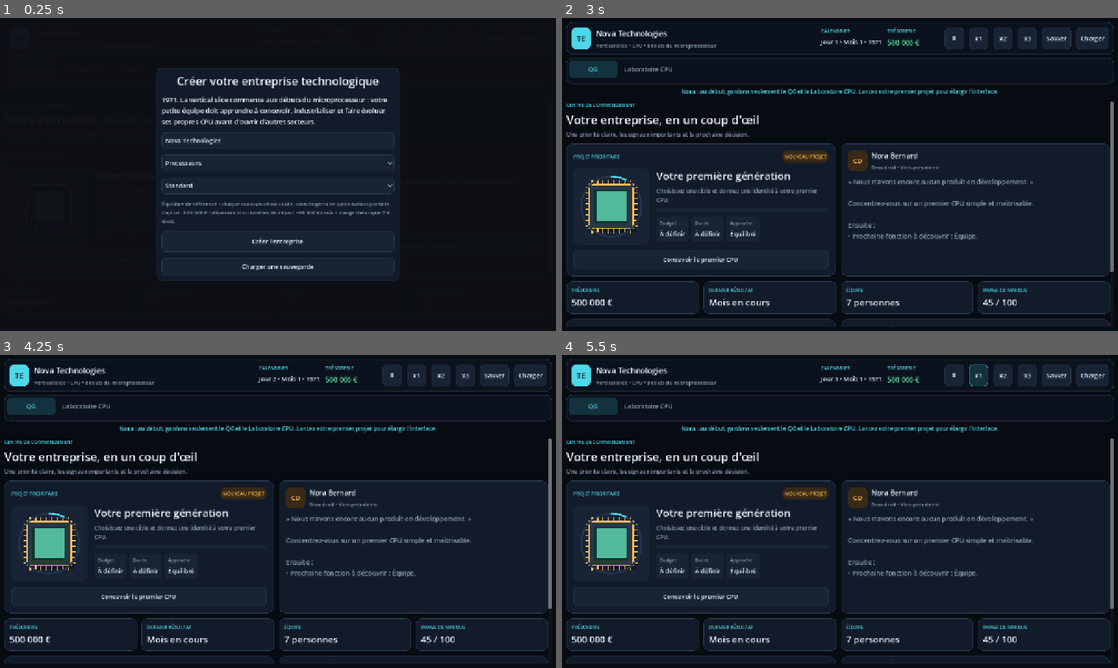
Above: before the commit, frames 1-4 (two rows, left to right).
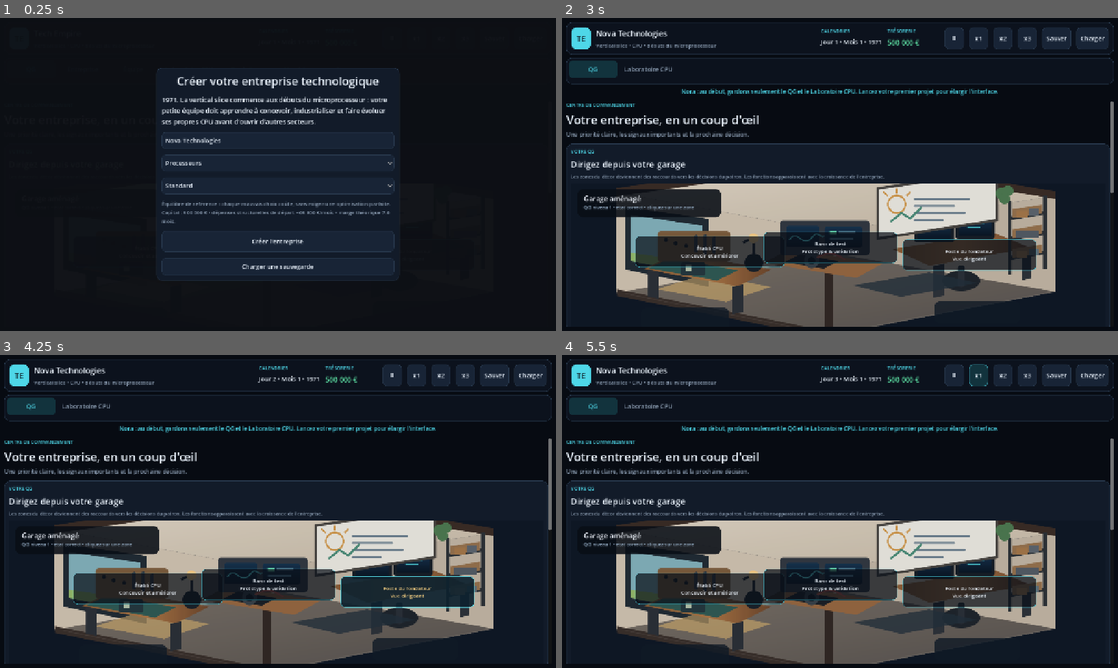
Above: after the commit, the same moments.

Repository: vadorus/addonhardwaregame2d
Game: Godot game, scene res://main.tscn
The game is run twice, just before and just after one commit, with the same random seed, the same clock (stepped at 60 frames per second) and the same inputs.
Inputs (mouse positions are in pixels of both pictures, inside the frame that each line leads up to):
- Up to frame 1 (0.25 s): no input
- Up to frame 2 (3 s): click "QG" at 0.5 s; click (712, 252) at 1.25 s, where only the run after the commit has a clickable "Établi CPU Concevoir et améli…"; click (973, 246) at 2 s, where only the run before the commit has a clickable "Ouvrir le comité de direction"; click (828, 246) at 2.75 s, where only the run after the commit has a clickable "Banc de test Prototype & vali…"
- Up to frame 3 (4.25 s): click (405, 592) at 3.5 s, where only the run after the commit has a clickable "Poste du fondateur Vue dirige…"
- Up to frame 4 (5.5 s): click "Ⅱ" at 4.25 s; click "x1" at 5 s

The runs differ from the first frame. In frame 2, 31% of the frame differs, in the area x 0-100%, y 40-99%; in frame 3, 29%; in frame 4, 31%.

Commit message:
feat: QG garage isométrique interactif
* feat: add isometric garage HQ vector

* feat: add interactive garage HQ

* feat: make the HQ an interactive garage hub

* tests: load interactive garage HQ

* docs: define interactive isometric HQ

* fix: connect garage hub signal dynamically

* docs: lock CEO simulation philosophy

* docs: reference simulation philosophy

* feat: surface the CEO priority in the HQ

* fix: use the project label type for CEO priority

* feat: reveal garage zones progressively

* feat: sync garage interactions with interface progression

* tests: enforce progressive garage interactions

* fix: type interactive garage smoke fixture

Diff:
--- /dev/null
+++ b/assets/ui/garage_hq.svg
@@ -0,0 +1,95 @@
+<svg xmlns="http://www.w3.org/2000/svg" width="1280" height="520" viewBox="0 0 1280 520">
+<defs>
+  <linearGradient id="wall" x1="0" y1="0" x2="1" y2="1">
+    <stop offset="0" stop-color="#e9dfcf"/><stop offset="1" stop-color="#cbbda9"/>
+  </linearGradient>
+  <linearGradient id="floor" x1="0" y1="0" x2="1" y2="1">
+    <stop offset="0" stop-color="#7e756b"/><stop offset="1" stop-color="#59534f"/>
+  </linearGradient>
+  <linearGradient id="wood" x1="0" y1="0" x2="1" y2="0">
+    <stop offset="0" stop-color="#8a5d36"/><stop offset=".5" stop-color="#b17a48"/><stop offset="1" stop-color="#6f472c"/>
+  </linearGradient>
+  <linearGradient id="screen" x1="0" y1="0" x2="0" y2="1">
+    <stop offset="0" stop-color="#173450"/><stop offset="1" stop-color="#0b1726"/>
+  </linearGradient>
+  <filter id="shadow"><feDropShadow dx="0" dy="10" stdDeviation="10" flood-color="#111927" flood-opacity=".35"/></filter>
+  <filter id="warm"><feDropShadow dx="0" dy="0" stdDeviation="12" flood-color="#ffcf7d" flood-opacity=".45"/></filter>
+</defs>
+<rect width="1280" height="520" fill="#0f1826"/>
+<!-- room shell -->
+<polygon points="110,110 650,34 1160,118 620,205" fill="url(#wall)"/>
+<polygon points="110,110 620,205 620,452 110,350" fill="#d6c8b5"/>
+<polygon points="620,205 1160,118 1160,348 620,452" fill="#c7baa8"/>
+<polygon points="110,350 620,452 1160,348 650,260" fill="url(#floor)"/>
+<!-- structural beams -->
+<polygon points="110,100 650,24 1160,108 1160,126 650,43 110,120" fill="#3c2d26"/>
+<polygon points="607,198 628,202 628,454 607,449" fill="#332925"/>
+<polygon points="111,342 619,443 619,459 111,358" fill="#3b302b"/>
+<!-- open garage door / sunlight -->
+<polygon points="130,145 330,174 330,336 130,295" fill="#222c35"/>
+<polygon points="145,165 315,190 315,307 145,275" fill="#86b6c0"/>
+<polygon points="145,255 315,280 315,307 145,275" fill="#9ac06e"/>
+<polygon points="315,307 480,336 372,372 207,342" fill="#e9bd72" opacity=".55"/>
+<!-- workbench -->
+<g filter="url(#shadow)">
+  <polygon points="255,255 480,295 400,335 175,294" fill="url(#wood)"/>
+  <polygon points="185,295 210,300 210,365 185,359" fill="#2c3138"/>
+  <polygon points="387,336 413,330 413,396 387,402" fill="#2c3138"/>
+  <polygon points="237,268 400,297 350,321 187,292" fill="#315c55"/>
+  <rect x="207" y="204" width="175" height="72" rx="8" fill="#805f3e"/>
+  <circle cx="228" cy="224" r="5" fill="#161b22"/><circle cx="251" cy="232" r="5" fill="#161b22"/><circle cx="276" cy="238" r="5" fill="#161b22"/>
+  <path d="M300 216v34M322 214v41M343 220v34" stroke="#343b42" stroke-width="8" stroke-linecap="round"/>
+  <rect x="264" y="278" width="58" height="31" rx="4" fill="#263940"/><rect x="274" y="284" width="15" height="15" fill="#b8c7ae"/>
+  <circle cx="438" cy="279" r="22" fill="#1b222a"/><path d="M438 259v-42" stroke="#20262e" stroke-width="6"/><path d="M438 217l-26 14" stroke="#20262e" stroke-width="6"/>
+</g>
+<!-- prototype test station -->
+<g filter="url(#shadow)">
+  <polygon points="525,246 746,281 683,315 461,279" fill="#9a6a42"/>
+  <rect x="500" y="178" width="215" height="83" rx="8" fill="#343a43"/>
+  <rect x="516" y="191" width="78" height="50" rx="5" fill="url(#screen)"/>
+  <path d="M523 224c20-30 31 25 57-9 11-14 18 6 26 0" fill="none" stroke="#5be0e8" stroke-width="3"/>
+  <rect x="608" y="192" width="89" height="50" rx="5" fill="url(#screen)"/>
+  <rect x="619" y="203" width="18" height="9" fill="#68d7ab"/><rect x="642" y="203" width="40" height="6" fill="#486a80"/>
+  <rect x="619" y="219" width="57" height="5" fill="#4f7f9d"/>
+  <polygon points="548,259 641,275 605,293 512,277" fill="#1b2027"/>
+  <circle cx="576" cy="274" r="18" fill="#39434a"/><circle cx="576" cy="274" r="9" fill="#111820"/>
+  <path d="M590 267c22-15 45-12 66 5" fill="none" stroke="#c95c50" stroke-width="4"/>
+</g>
+<!-- founder desk -->
+<g filter="url(#shadow)">
+  <polygon points="770,246 1012,207 1100,243 858,286" fill="url(#wood)"/>
+  <polygon points="867,287 894,281 894,357 867,362" fill="#2e333a"/>
+  <polygon points="1080,247 1101,243 1101,316 1080,320" fill="#2e333a"/>
+  <rect x="822" y="173" width="95" height="57" rx="6" fill="#171e27"/><rect x="830" y="181" width="79" height="41" fill="url(#screen)"/>
+  <rect x="920" y="164" width="95" height="57" rx="6" fill="#171e27"/><rect x="928" y="172" width="79" height="41" fill="url(#screen)"/>
+  <path d="M850 191h38M850 201h29M949 184h40M949 194h31" stroke="#4fd2dd" stroke-width="3" opacity=".8"/>
+  <ellipse cx="934" cy="322" rx="45" ry="24" fill="#1f252c"/><rect x="925" y="285" width="18" height="52" rx="8" fill="#2b3139"/>
+</g>
+<!-- planning wall -->
+<g filter="url(#shadow)">
+  <polygon points="734,101 1020,61 1020,177 734,221" fill="#f2efe7" stroke="#494642" stroke-width="6"/>
+  <circle cx="780" cy="139" r="21" fill="none" stroke="#d79a49" stroke-width="4"/>
+  <path d="M780 114v-13M758 119l-10-10M803 119l10-10" stroke="#d79a49" stroke-width="4"/>
+  <path d="M823 126h130M823 143h94M823 160h119M823 177h67" stroke="#6f8392" stroke-width="5" stroke-linecap="round"/>
+  <path d="M765 181l26-21 21 13 28-27" fill="none" stroke="#4a8e79" stroke-width="5"/>
+</g>
+<!-- shelving -->
+<g filter="url(#shadow)">
+  <path d="M1050 132v175M1134 118v175M1050 173l84-14M1050 221l84-14M1050 268l84-14" stroke="#2d3237" stroke-width="9"/>
+  <polygon points="1057,151 1127,140 1127,161 1057,172" fill="#9a754f"/>
+  <polygon points="1057,199 1127,188 1127,209 1057,220" fill="#9a754f"/>
+  <polygon points="1057,246 1127,235 1127,256 1057,267" fill="#9a754f"/>
+  <rect x="1066" y="154" width="27" height="18" fill="#a87a4b"/><rect x="1097" y="149" width="24" height="18" fill="#5f6871"/>
+  <rect x="1065" y="202" width="55" height="17" fill="#555e67"/>
+  <rect x="1068" y="250" width="24" height="17" fill="#b48858"/><rect x="1097" y="245" width="23" height="17" fill="#67727b"/>
+</g>
+<!-- plants & warmth -->
+<g fill="#4f7c52"><circle cx="1030" cy="113" r="14"/><circle cx="1046" cy="107" r="13"/><circle cx="1038" cy="126" r="13"/></g>
+<circle cx="437" cy="220" r="12" fill="#ffd289" filter="url(#warm)"/>
+<!-- floor rugs / path -->
+<polygon points="675,333 857,302 973,327 790,360" fill="#24303c" opacity=".78"/>
+<path d="M130 352L620 450L1160 347" fill="none" stroke="#ffffff" stroke-opacity=".08" stroke-width="2"/>
+<!-- ambient labels as abstract plaques -->
+<rect x="169" y="387" width="210" height="52" rx="12" fill="#111b28" opacity=".82"/>
+<rect x="870" y="371" width="205" height="52" rx="12" fill="#111b28" opacity=".82"/>
+</svg>
--- a/main.gd
+++ b/main.gd
@@ -149,6 +149,11 @@
 var subsidiary_capital: SpinBox
 
 var nav_buttons: Array[Button] = []
+var dashboard_garage: Control
+var dashboard_priority_category: Label
+var dashboard_priority_text: Label
+var dashboard_priority_action: Button
+var dashboard_priority_target_tab := 0
 var dashboard_grid: GridContainer
 var dashboard_project_grid: GridContainer
 var dashboard_stats_grid: GridContainer
@@ -342,6 +347,53 @@
 	var title := _label("Votre entreprise, en un coup d'œil", 27)
 	heading_copy.add_child(title)
 	heading_copy.add_child(_muted_label("Une priorité claire, les signaux importants et la prochaine décision.", 13))
+
+	var garage_card := _card(APP_PANEL, 14, 10)
+	garage_card.size_flags_horizontal = Control.SIZE_EXPAND_FILL
+	box.add_child(garage_card)
+	var garage_box := VBoxContainer.new()
+	garage_box.add_theme_constant_override("separation", 7)
+	garage_card.add_child(garage_box)
+	var garage_header := HBoxContainer.new()
+	garage_header.add_theme_constant_override("separation", 8)
+	garage_box.add_child(garage_header)
+	var garage_copy := VBoxContainer.new()
+	garage_copy.size_flags_horizontal = Control.SIZE_EXPAND_FILL
+	garage_header.add_child(garage_copy)
+	garage_copy.add_child(_eyebrow("VOTRE QG"))
+	garage_copy.add_child(_label("Dirigez depuis votre garage", 20))
+	var garage_hint := _muted_label("Les zones du décor deviennent des raccourcis vers les décisions du patron. Les fonctions apparaissent avec la croissance de l'entreprise.", 11)
+	garage_hint.autowrap_mode = TextServer.AUTOWRAP_WORD_SMART
+	garage_copy.add_child(garage_hint)
+	var garage_script: Script = load("res://ui/GarageHub.gd")
+	dashboard_garage = garage_script.new() as Control
+	dashboard_garage.size_flags_horizontal = Control.SIZE_EXPAND_FILL
+	dashboard_garage.connect("zone_requested", Callable(self, "_on_garage_zone_requested"))
+	garage_box.add_child(dashboard_garage)
+
+	var priority_card := _card(APP_AMBER_DARK, 12, 12)
+	priority_card.size_flags_horizontal = Control.SIZE_EXPAND_FILL
+	box.add_child(priority_card)
+	var priority_box := VBoxContainer.new()
+	priority_box.add_theme_constant_override("separation", 7)
+	priority_card.add_child(priority_box)
+	var priority_head := HBoxContainer.new()
+	priority_box.add_child(priority_head)
+	var priority_eyebrow := _eyebrow("DÉCISION DU DIRIGEANT")
+	priority_eyebrow.size_flags_horizontal = Control.SIZE_EXPAND_FILL
+	priority_head.add_child(priority_eyebrow)
+	dashboard_priority_category = _label("DÉMARRAGE", 11)
+	dashboard_priority_category.add_theme_color_override("font_color", APP_AMBER)
+	priority_head.add_child(dashboard_priority_category)
+	dashboard_priority_text = _rich_label()
+	dashboard_priority_text.custom_minimum_size.y = 68
+	dashboard_priority_text.add_theme_font_size_override("font_size", 14)
+	priority_box.add_child(dashboard_priority_text)
+	dashboard_priority_action = Button.new()
+	dashboard_priority_action.text = "Traiter cette décision"
+	dashboard_priority_action.custom_minimum_size.y = 42
+	dashboard_priority_action.pressed.connect(_dashboard_priority_pressed)
+	priority_box.add_child(dashboard_priority_action)
 
 	dashboard_grid = GridContainer.new()
 	dashboard_grid.columns = 2
@@ -1912,6 +1964,54 @@
 	box.add_child(value_label)
 	return value_label
 
+func _on_garage_zone_requested(tab_index: int, zone_name: String):
+	var before := tabs.current_tab if tabs != null else -1
+	_show_tab(tab_index)
+	if tabs != null and tabs.current_tab == tab_index and before != tab_index:
+		status_label.text = "Nora : %s ouvert. Prenez la décision utile, puis revenez au QG." % zone_name
+
+func _refresh_dashboard_priority(brief: Dictionary):
+	if dashboard_priority_text == null or dashboard_priority_category == null or dashboard_priority_action == null:
+		return
+	var priorities: Array = brief.get("priorities", [])
+	if priorities.is_empty():
+		dashboard_priority_category.text = "AUCUNE URGENCE"
+		dashboard_priority_text.text = "Aucun arbitrage critique. L'équipe peut continuer à exécuter la stratégie actuelle."
+		dashboard_priority_action.text = "Retour au QG"
+		dashboard_priority_target_tab = 0
+		return
+	var priority: Dictionary = priorities[0]
+	var category := str(priority.get("category", "DIRECTION"))
+	dashboard_priority_category.text = category
+	dashboard_priority_text.text = "%s\n%s" % [str(priority.get("text", "")), str(priority.get("action", ""))]
+	dashboard_priority_target_tab = _priority_category_target_tab(category)
+	match category:
+		"DÉMARRAGE", "TECHNIQUE", "PROJET":
+			dashboard_priority_action.text = "Ouvrir le laboratoire CPU"
+		"LANCEMENT", "FONDERIE", "FOURNISSEUR":
+			dashboard_priority_action.text = "Ouvrir Production & Produits"
+		"SAV":
+			dashboard_priority_action.text = "Ouvrir Marché & SAV"
+		"ARBITRAGE", "RH", "LOCAUX", "FINANCE":
+			dashboard_priority_action.text = "Ouvrir le comité de direction"
+		_:
+			dashboard_priority_action.text = "Traiter cette décision"
+
+func _priority_category_target_tab(category: String) -> int:
+	match category:
+		"DÉMARRAGE", "TECHNIQUE", "PROJET":
+			return 3
+		"LANCEMENT", "FONDERIE", "FOURNISSEUR":
+			return 4
+		"SAV":
+			return 5
+		"ARBITRAGE", "RH", "LOCAUX", "FINANCE":
+			return 1
+	return 0
+
+func _dashboard_priority_pressed():
+	_show_tab(dashboard_priority_target_tab)
+
 func _dashboard_primary_action():
 	_show_tab(dashboard_target_tab)
 
@@ -1926,6 +2026,8 @@
 		dashboard_lower_grid.columns = 1 if compact else 2
 	if dashboard_project_grid != null:
 		dashboard_project_grid.columns = 1 if narrow else 2
+	if dashboard_garage != null:
+		dashboard_garage.custom_minimum_size.y = 250.0 if compact else 330.0
 	if lab_layout_grid != null:
 		lab_layout_grid.columns = 1 if compact else 2
 	if lab_stats_grid != null:
@@ -2098,7 +2200,15 @@
 func _refresh_dashboard():
 	if dashboard_label == null:
 		return
+	if dashboard_garage != null:
+		dashboard_garage.call("set_workplace", ExecutiveManager.workplace_data())
+		dashboard_garage.call("set_progression", ExecutiveManager.get_interface_unlocks())
 	if not CompanyManager.created:
+		if dashboard_priority_category != null:
+			dashboard_priority_category.text = "CRÉATION"
+			dashboard_priority_text.text = "Créez votre entreprise pour commencer à prendre les décisions du dirigeant."
+			dashboard_priority_action.text = "Créer l'entreprise"
+			dashboard_priority_target_tab = 0
 		dashboard_label.text = "Votre première génération"
 		dashboard_project_meta_label.text = "Créez votre entreprise pour ouvrir le laboratoire CPU."
 		dashboard_project_phase_label.text = "EN ATTENTE"
@@ -2206,6 +2316,7 @@
 			dashboard_chip.call("set_design", CPU_DESIGN.default_design(), 8.0, false)
 
 	var executive_brief := ExecutiveManager.get_executive_brief()
+	_refresh_dashboard_priority(executive_brief)
 	if dashboard_cto_label != null:
 		var advisor_lines: Array[String] = [
 			"« %s »" % str(executive_brief.get("headline", "")),
--- a/tests/smoke_test.gd
+++ b/tests/smoke_test.gd
@@ -4,6 +4,20 @@
 
 func _ready() -> void:
 	print("[CI] Tech Empire smoke test starting")
+	var garage_hub_script: Script = load("res://ui/GarageHub.gd")
+	if garage_hub_script == null:
+		_fail("Interactive garage HQ script could not be loaded")
+		return
+	var garage_hub: Control = garage_hub_script.new() as Control
+	add_child(garage_hub)
+	if not garage_hub.has_method("zone_count") or int(garage_hub.call("zone_count")) != 5:
+		_fail("Interactive garage HQ did not expose the expected five management zones")
+		return
+	garage_hub.call("set_progression", {"QG":true,"LAB":true,"COMPANY":false,"TEAM":false,"PRODUCTS":false,"MARKET":false,"PRESS":false})
+	if not garage_hub.has_method("visible_zone_count") or int(garage_hub.call("visible_zone_count")) != 3:
+		_fail("Garage onboarding exposed advanced management zones too early")
+		return
+	garage_hub.queue_free()
 	SimulationManager.reset_all("CI Test", "GPU")
 	if CompanyManager.starting_sector != "CPU":
 		_fail("Inactive starting sector was not normalized to CPU")
--- /dev/null
+++ b/ui/GarageHub.gd
@@ -0,0 +1,148 @@
+extends Control
+
+signal zone_requested(tab_index: int, zone_name: String)
+
+const ZONES := [
+	{"name":"Établi CPU","subtitle":"Concevoir et améliorer","tab":3,"feature":"LAB","rect":Rect2(0.12,0.37,0.28,0.38)},
+	{"name":"Banc de test","subtitle":"Prototype & validation","tab":3,"feature":"LAB","rect":Rect2(0.36,0.34,0.25,0.36)},
+	{"name":"Tableau de direction","subtitle":"Stratégie & arbitrages","tab":1,"feature":"COMPANY","rect":Rect2(0.57,0.11,0.23,0.34)},
+	{"name":"Poste du fondateur","subtitle":"Vue dirigeant","tab":0,"feature":"QG","rect":Rect2(0.62,0.39,0.25,0.34)},
+	{"name":"Stock & production","subtitle":"Industrialisation","tab":4,"feature":"PRODUCTS","rect":Rect2(0.81,0.20,0.12,0.40)}
+]
+
+var _background: TextureRect
+var _title_label: Label
+var _subtitle_label: Label
+var _zone_buttons: Array[Button] = []
+var _workplace_tier := 0
+var _workplace_condition := 62.0
+
+func _ready() -> void:
+	custom_minimum_size = Vector2(0, 330)
+	clip_contents = true
+	_build_background()
+	_build_overlay()
+	resized.connect(_layout_zones)
+	call_deferred("_layout_zones")
+
+func _build_background() -> void:
+	_background = TextureRect.new()
+	_background.set_anchors_and_offsets_preset(Control.PRESET_FULL_RECT)
+	_background.texture = load("res://assets/ui/garage_hq.svg")
+	_background.expand_mode = TextureRect.EXPAND_IGNORE_SIZE
+	_background.stretch_mode = TextureRect.STRETCH_KEEP_ASPECT_COVERED
+	_background.mouse_filter = Control.MOUSE_FILTER_IGNORE
+	add_child(_background)
+
+	var shade := ColorRect.new()
+	shade.set_anchors_and_offsets_preset(Control.PRESET_FULL_RECT)
+	shade.color = Color(0.02, 0.04, 0.07, 0.08)
+	shade.mouse_filter = Control.MOUSE_FILTER_IGNORE
+	add_child(shade)
+
+func _build_overlay() -> void:
+	var title_panel := PanelContainer.new()
+	title_panel.position = Vector2(16, 14)
+	title_panel.size = Vector2(330, 64)
+	var title_style := StyleBoxFlat.new()
+	title_style.bg_color = Color(0.035, 0.055, 0.085, 0.88)
+	title_style.corner_radius_top_left = 12
+	title_style.corner_radius_top_right = 12
+	title_style.corner_radius_bottom_left = 12
+	title_style.corner_radius_bottom_right = 12
+	title_style.content_margin_left = 14
+	title_style.content_margin_right = 14
+	title_style.content_margin_top = 10
+	title_style.content_margin_bottom = 10
+	title_panel.add_theme_stylebox_override("panel", title_style)
+	add_child(title_panel)
+
+	var title_box := VBoxContainer.new()
+	title_box.add_theme_constant_override("separation", 1)
+	title_panel.add_child(title_box)
+	_title_label = Label.new()
+	_title_label.text = "Garage aménagé"
+	_title_label.add_theme_font_size_override("font_size", 16)
+	_title_label.add_theme_color_override("font_color", Color(0.95, 0.97, 1.0))
+	title_box.add_child(_title_label)
+	_subtitle_label = Label.new()
+	_subtitle_label.text = "Votre premier QG • cliquez sur une zone"
+	_subtitle_label.add_theme_font_size_override("font_size", 11)
+	_subtitle_label.add_theme_color_override("font_color", Color(0.62, 0.72, 0.82))
+	title_box.add_child(_subtitle_label)
+
+	for data in ZONES:
+		var button := Button.new()
+		button.text = "%s\n%s" % [str(data.name), str(data.subtitle)]
+		button.autowrap_mode = TextServer.AUTOWRAP_WORD_SMART
+		button.focus_mode = Control.FOCUS_ALL
+		button.mouse_default_cursor_shape = Control.CURSOR_POINTING_HAND
+		button.tooltip_text = "%s — %s" % [str(data.name), str(data.subtitle)]
+		button.set_meta("zone_rect", data.rect)
+		button.set_meta("tab", int(data.tab))
+		button.set_meta("zone_name", str(data.name))
+		button.set_meta("feature", str(data.get("feature", "QG")))
+		button.pressed.connect(_on_zone_pressed.bind(button))
+		_apply_zone_style(button)
+		add_child(button)
+		_zone_buttons.append(button)
+
+func _apply_zone_style(button: Button) -> void:
+	var normal := StyleBoxFlat.new()
+	normal.bg_color = Color(0.035, 0.060, 0.095, 0.72)
+	normal.border_color = Color(0.25, 0.75, 0.82, 0.45)
+	normal.set_border_width_all(1)
+	normal.corner_radius_top_left = 10
+	normal.corner_radius_top_right = 10
+	normal.corner_radius_bottom_left = 10
+	normal.corner_radius_bottom_right = 10
+	normal.content_margin_left = 10
+	normal.content_margin_right = 10
+	normal.content_margin_top = 7
+	normal.content_margin_bottom = 7
+	var hover := normal.duplicate() as StyleBoxFlat
+	hover.bg_color = Color(0.05, 0.13, 0.18, 0.92)
+	hover.border_color = Color(0.35, 0.88, 0.93, 0.95)
+	button.add_theme_stylebox_override("normal", normal)
+	button.add_theme_stylebox_override("hover", hover)
+	button.add_theme_stylebox_override("pressed", hover)
+	button.add_theme_color_override("font_color", Color(0.94, 0.97, 1.0))
+	button.add_theme_color_override("font_hover_color", Color(1.0, 0.84, 0.52))
+	button.add_theme_font_size_override("font_size", 12)
+
+func _layout_zones() -> void:
+	if size.x <= 0.0 or size.y <= 0.0:
+		return
+	for button in _zone_buttons:
+		var r: Rect2 = button.get_meta("zone_rect")
+		button.position = Vector2(r.position.x * size.x, r.position.y * size.y)
+		button.size = Vector2(maxf(r.size.x * size.x, 110.0), maxf(r.size.y * size.y, 58.0))
+		button.size.y = minf(button.size.y, 72.0)
+
+func _on_zone_pressed(button: Button) -> void:
+	zone_requested.emit(int(button.get_meta("tab", 0)), str(button.get_meta("zone_name", "")))
+
+func set_progression(unlocks: Dictionary) -> void:
+	for button in _zone_buttons:
+		var feature := str(button.get_meta("feature", "QG"))
+		button.visible = bool(unlocks.get(feature, feature in ["QG", "LAB"]))
+
+func set_workplace(data: Dictionary) -> void:
+	_workplace_tier = int(data.get("tier", 0))
+	_workplace_condition = float(data.get("condition", 62.0))
+	var name := str(data.get("name", "Garage aménagé"))
+	if _title_label != null:
+		_title_label.text = name
+	if _subtitle_label != null:
+		var condition_word := "à rafraîchir" if _workplace_condition < 45.0 else ("correct" if _workplace_condition < 75.0 else "soigné")
+		_subtitle_label.text = "QG niveau %d • état %s • cliquez sur une zone" % [_workplace_tier + 1, condition_word]
+
+func zone_count() -> int:
+	return _zone_buttons.size()
+
+func visible_zone_count() -> int:
+	var count := 0
+	for button in _zone_buttons:
+		if button.visible:
+			count += 1
+	return count
Not shown, changed: README.md
Not shown, added: docs/SIMULATION_PHILOSOPHY.md
Not shown, changed: docs/UX_ART_DIRECTION.md
